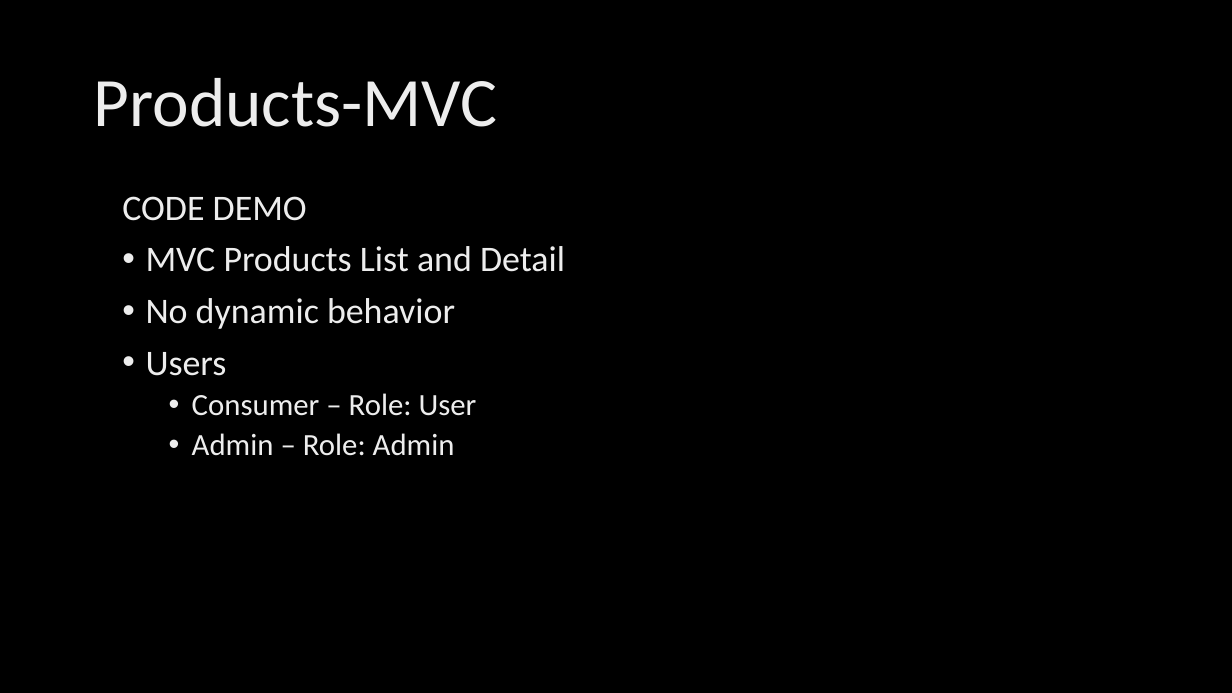
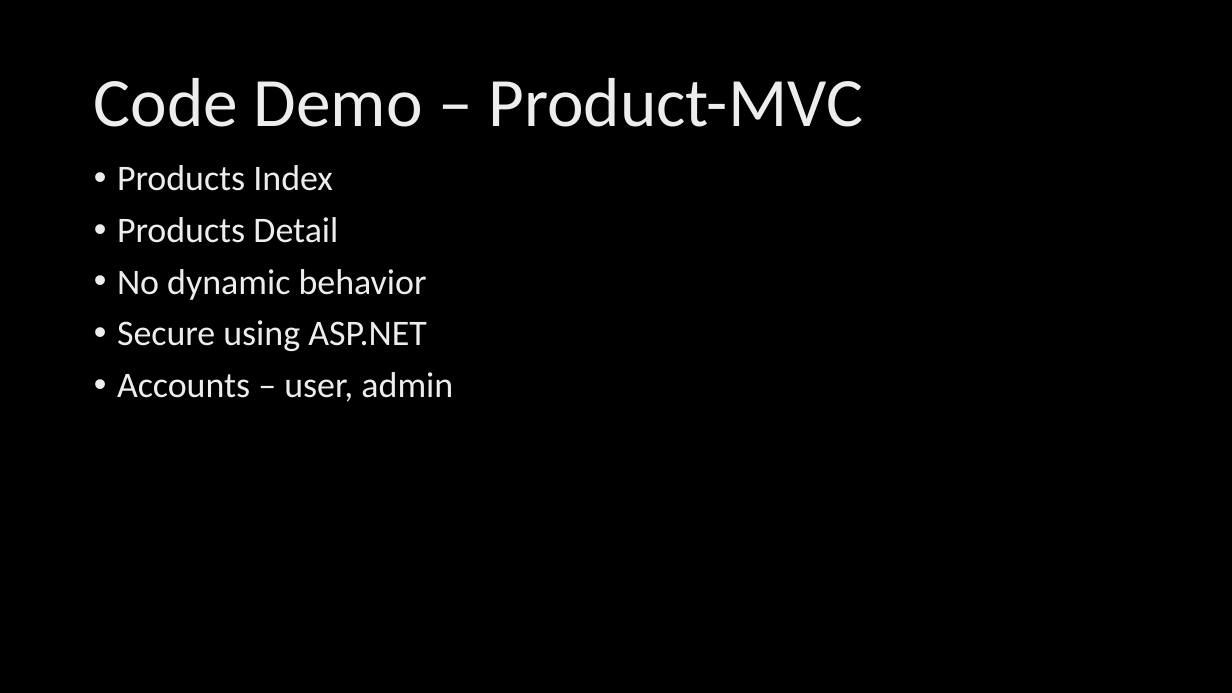
Before and after one commit to ryanlangton/angularjs-mvc, a slide deck: slide 11 of AngularJSdotNet.pptx (slide 9 before the commit). Drawn at 1232x693 pixels with LibreOffice and Linux fonts; fonts in the diff are those of the drawing; background and template pictures are left out. Boxes give left, top, right and bottom in pixels: in the first picture for what was removed or moved away, otherwise in the second. Text is boxed around its words. In the diff, an @@ line names an element or a change of style, - is before the commit and + after.

```diff
--- a/AngularJSdotNet.pptx
+++ b/AngularJSdotNet.pptx
@@ title at [94,78,863,127]: text changed @@
-Products-MVC
+Code Demo – Product-MVC
@@ text "Products Index": place and size @@
-text "Products Index" at [122,196,565,456]
+text "Products Index" at [117,165,453,402]
@@ text at [117,165,338,243]: text changed @@
-CODE DEMO
-• MVC Products List and Detail
+• Products Index
+• Products Detail
@@ text at [117,320,453,402]: text changed; size 24 to 28 pt @@
-• Users
-  • Consumer – Role: User
-  • Admin – Role: Admin
+• Secure using ASP.NET
+• Accounts – user, admin
```
Also in this commit, not shown: 17 other slides changed, 14 slides added, 6 slides removed, 35 other files.
